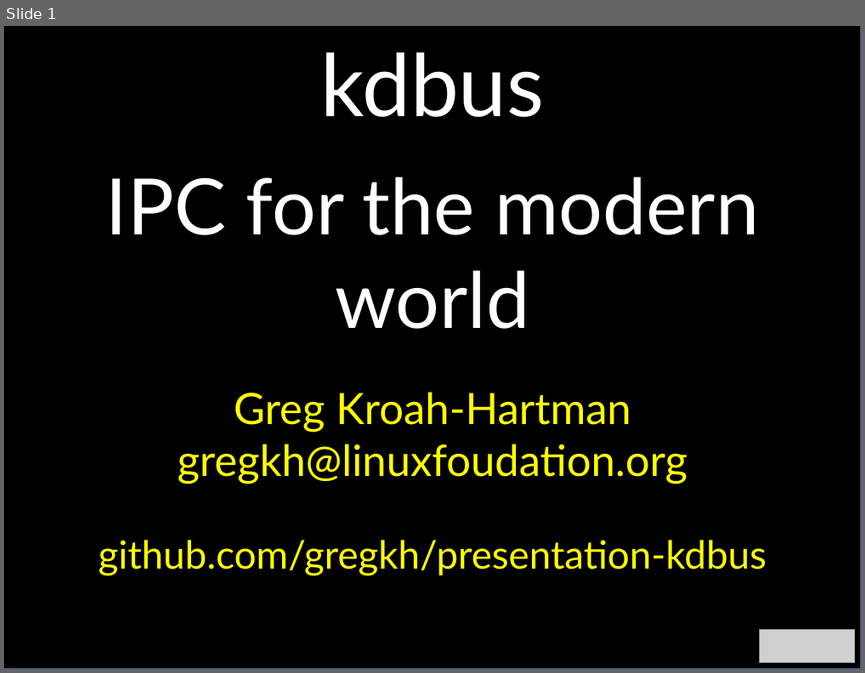
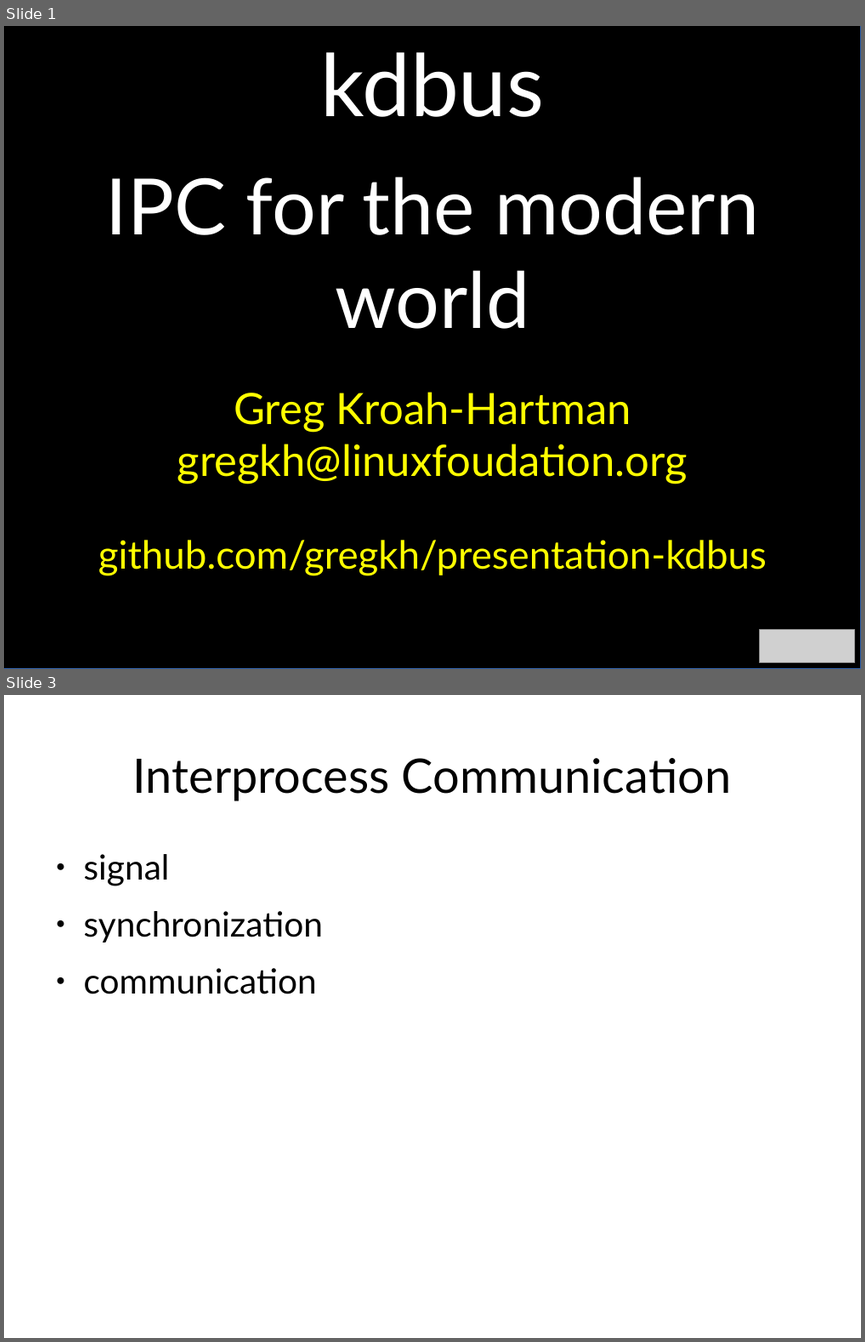
Before and after one commit to gregkh/presentation-kdbus, a slide deck: kdbus.odp. Shown one above the other, each under a label of ours: slide 1 before the commit, slides 1 and 3 after it; the slides between them are not shown. The pictures are 865x673 and 865x1342 pixels, drawn with LibreOffice and Linux fonts; fonts in the diff are those of the drawing; grey boxes stand for pictures. Boxes give left, top, right and bottom in pixels: in the first picture for what was removed or moved away, otherwise in the second. Text is boxed around its words. In the diff, an @@ line names an element or a change of style, - is before the commit and + after.

```diff
--- a/kdbus.odp
+++ b/kdbus.odp
@@ slide 3 added at bbox=[4, 695, 861, 1338], background #FFFFFF @@
@@ title added at bbox=[133, 758, 731, 801], 44 pt, text #000000 @@
+Interprocess Communication
@@ text added at bbox=[84, 854, 323, 994], 32 pt, text #000000 @@
+● signal
+● synchronization
+● communication
```
Also in this commit, not shown: 4 other slides added, 4 other files.
